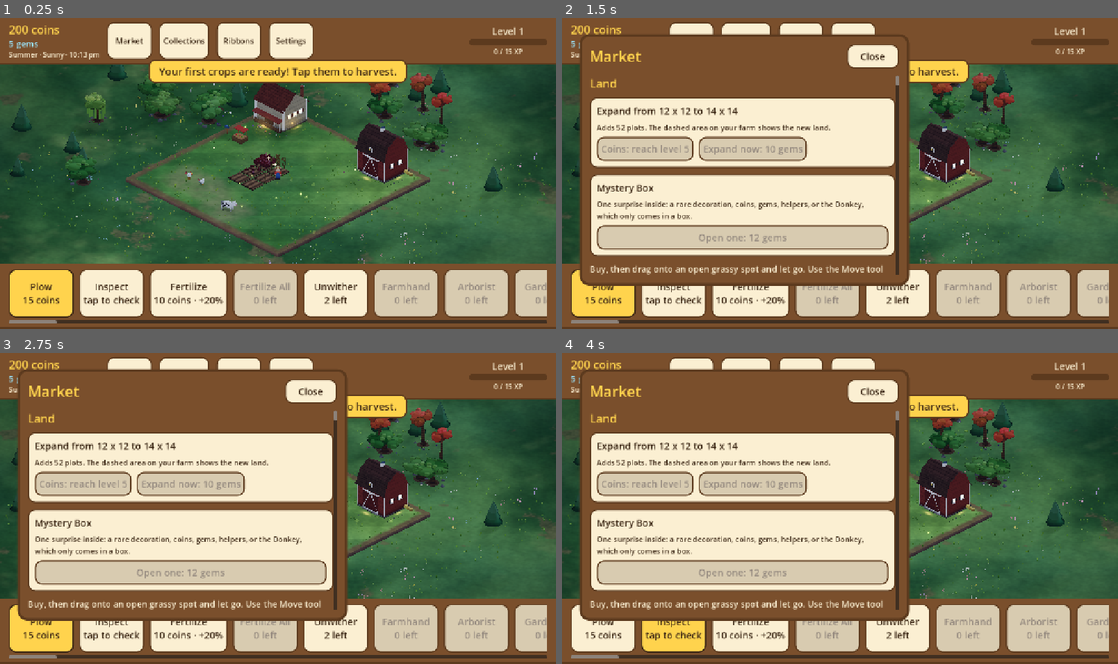
Above: before the commit, frames 1-4 (two rows, left to right).
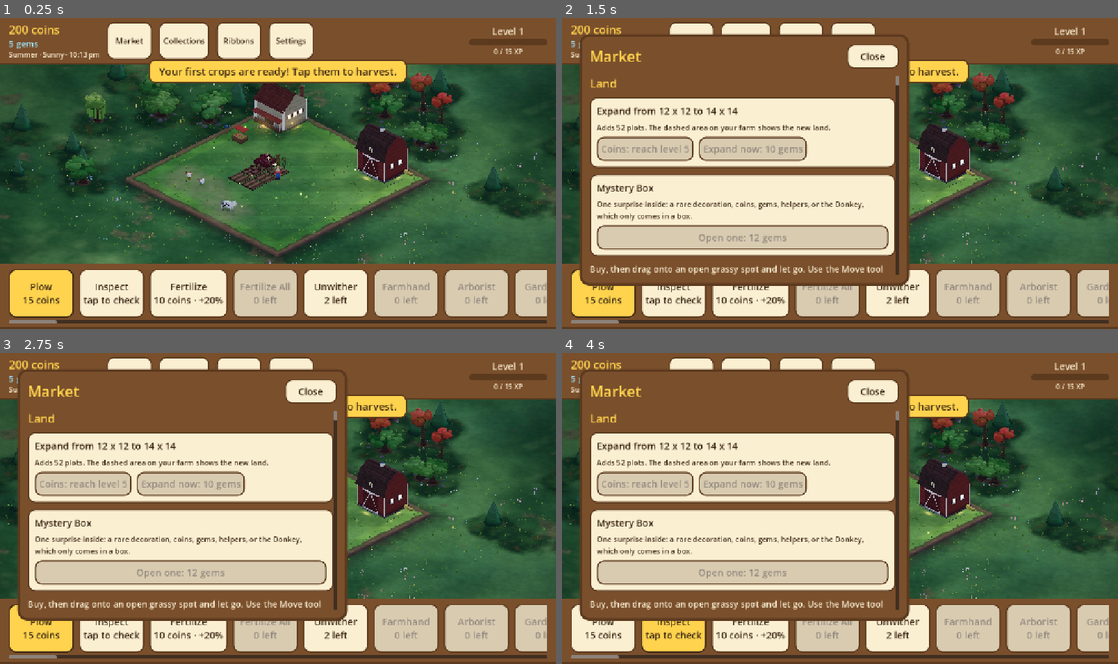
Above: after the commit, the same moments.

Repository: aniket-patra-1998/farm-game
Game: Godot game, scene res://scenes/main.tscn
Two runs of this game, one before a commit and one after it. Both use one fixed random seed, a clock stepped at 60 frames per second and the inputs below.
Inputs:
- Up to frame 1 (0.25 s): no input
- Up to frame 2 (1.5 s): click "Market" at 0.5 s; click "Collections" at 1.25 s
- Up to frame 3 (2.75 s): click "Ribbons" at 2 s
- Up to frame 4 (4 s): click "Plow 15 coins" at 2.75 s; click "Inspect tap to check" at 3.5 s

The runs differ from the first frame. In frame 1, 6.3% of the frame differs, in the area x 0-100%, y 16-80%; in frame 2, 3.8%; in frame 3, 3.8%; in frame 4, 3.8%.

Commit message:
Ground: mown lawn border and earth lip, contact shade at the farm wall, forest floor under the woods, footprints and wheel tracks (Trails), pond and fountain banks, warmer dirt path
Co-Authored-By: Claude Sonnet 5.5 <noreply@anthropic.com>
Claude-Session: https://claude.ai/code/session_014fNSr1LTa4ZmUtF6K6voar

Diff:
--- a/scripts/world3d/decor_model.gd
+++ b/scripts/world3d/decor_model.gd
@@ -370,7 +370,7 @@
 				ModelKit.surface(col.darkened(0.12), "plaster", 0.0), false)
 			for i in 2:
 				var worn := ModelKit.cylinder(root, Vector3(rng.randf_range(0.3, 0.7), 0.012, rng.randf_range(0.3, 0.7)),
-					rng.randf_range(0.22, 0.34), 0.006, ModelKit.paint(col.lightened(rng.randf_range(0.04, 0.12))), -1.0, 9)
+					rng.randf_range(0.22, 0.34), 0.006, ModelKit.paint(col.lerp(Color("#e2bd86"), rng.randf_range(0.2, 0.4))), -1.0, 9)
 				worn.scale = Vector3(rng.randf_range(1.1, 1.5), 1.0, 1.0)
 				worn.rotation.y = rng.randf() * PI
 			for i in rng.randi_range(3, 6):
@@ -429,6 +429,7 @@
 		var cascade: Dictionary = DecorMotion.CASCADE.duplicate()
 		cascade["start_radius"] = 0.31  # just outside the upper bowl (0.3 at its widest), not inside its stone
 		DecorMotion.spray(root, c + Vector3(0, 0.66, 0), cascade)
+		_pond_bank(root, c, r + 0.12, r + 0.12, 3)
 	else:
 		ModelKit.ball(
 			root,
@@ -447,6 +448,34 @@
 			), 0.09, ModelKit.paint(Color("#4f9a3a")),
 				Vector3(1, 0.12, 1))
 		_ducks(root, c + Vector3(0, 0.02, 0), r * 0.55)
+		_pond_bank(root, c, r + 0.1, r * 0.85 + 0.1, 5)
+
+
+## What grows and lies at a water's edge: a ring of stones (with a gap or two), and reeds in clumps, so the
+## water sits in the ground. `rx` and `rz` are the bank's half sizes; `seed_value` makes each water its own.
+static func _pond_bank(root: Node3D, c: Vector3, rx: float, rz: float, seed_value: int) -> void:
+	var rng := RandomNumberGenerator.new()
+	rng.seed = seed_value * 131
+	var stones := 16
+	for i in stones:
+		if i % 7 == 3:
+			continue  # a gap in the stones: a place to drink
+		var a := TAU * i / stones + rng.randf_range(-0.1, 0.1)
+		var size := rng.randf_range(0.04, 0.085)
+		var stone := ModelKit.facet_ball(root, c + Vector3(cos(a) * rx, 0.015, sin(a) * rz), size,
+			ModelKit.paint(Color("#9a9588").darkened(rng.randf() * 0.25)), Vector3(1.2, 0.7, 1.0))
+		stone.rotation.y = rng.randf() * TAU
+	for k in 3:
+		var a := rng.randf() * TAU
+		var at := c + Vector3(cos(a) * (rx + 0.05), 0.0, sin(a) * (rz + 0.05))
+		for j in 4:
+			var reed_h := rng.randf_range(0.14, 0.26)
+			var reed := ModelKit.cylinder(root,
+				at + Vector3(rng.randf_range(-0.04, 0.04), 0.0, rng.randf_range(-0.04, 0.04)),
+				0.006, reed_h, ModelKit.paint(Color("#6f9a3c")), 0.002, 4)
+			reed.rotation = Vector3(rng.randf_range(-0.2, 0.2), 0.0, rng.randf_range(-0.2, 0.2))
+			ModelKit.cylinder(root, at + Vector3(0.0, reed_h * 0.85, 0.0), 0.012, 0.04,
+				ModelKit.paint(Color("#7a5a30")), 0.01, 5)
 
 
 ## Two ducks paddling round a pond, apart from each other.
--- a/scripts/world3d/farm_3d.gd
+++ b/scripts/world3d/farm_3d.gd
@@ -79,6 +79,7 @@
 	farmer = Farmer3D.new()
 	add_child(farmer)
 	add_child(AmbientLife.new())
+	add_child(Trails.new())
 	Game.plot_changed.connect(func(_i: int) -> void: _plots_changed())
 	Game.farm_expanded.connect(func(_n: int) -> void:
 		ground.rebuild()
--- a/scripts/world3d/ground_3d.gd
+++ b/scripts/world3d/ground_3d.gd
@@ -20,6 +20,9 @@
 const SHADE_BY_KIND := {
 	"building": [0.75, 0.9], "vehicle": [0.55, 0.4], "tree": [0.5, 0.15], "decor": [0.2, 0.0],
 	"animal": [0.0, 0.55]}
+const FOREST_RECT := Rect2(-16.0, -16.0, 66.0, 66.0)  # tiles the forest floor map covers
+const FOREST_RES := 3              # its texels per tile
+const FOREST_REACH := 2.6          # how far the woods' floor spreads from a tree (tiles)
 const SHADE_BLUR := 0.4            # shade fades out over this much past what casts it (tiles)
 const WEAR_REACH := 0.9            # and wear over this much
 
@@ -46,6 +49,7 @@
 var _meadow_tufts := PackedFloat32Array()   # the meadow's tufts (MultiMesh buffer), kept: they never change
 var _shade_texture: ImageTexture
 var _shade_signature := 0
+var _forest_map: ImageTexture      # where the woods are: R, 1 under the trees fading out
 
 var _size := -1
 
@@ -60,6 +64,10 @@
 	meadow_grass.set_shader_parameter("bare_amount", 0.6)
 	meadow_grass.set_shader_parameter("grass_light", Color(0.38, 0.56, 0.25))
 	meadow_grass.set_shader_parameter("grass_dark", Color(0.19, 0.35, 0.15))
+	meadow_grass.set_shader_parameter("forest_amount", 0.9)
+	meadow_grass.set_shader_parameter("forest_map", forest_map())
+	meadow_grass.set_shader_parameter("forest_rect", Vector4(FOREST_RECT.position.x, FOREST_RECT.position.y,
+		FOREST_RECT.size.x, FOREST_RECT.size.y))
 	_meadow = MeshInstance3D.new()
 	var plane := PlaneMesh.new()
 	_meadow.mesh = plane
@@ -84,6 +92,30 @@
 	rebuild()
 
 
+## Where the woods are, painted once from the scenery trees (FarmGrid.scenery(): they never move): 1 under
+## each tree, fading out over FOREST_REACH tiles. The meadow's shader makes the forest floor of it.
+func forest_map() -> ImageTexture:
+	if _forest_map == null:
+		_forest_map = ImageTexture.create_from_image(paint_forest(FarmGrid.scenery()))
+	return _forest_map
+
+
+static func paint_forest(trees: Array) -> Image:
+	var side := int(FOREST_RECT.size.x * FOREST_RES)
+	var img := Image.create_empty(side, side, false, Image.FORMAT_L8)
+	var reach := FOREST_REACH * FOREST_RES
+	for t in trees:
+		# A scenery tree is [row, col, id]; the map is x = col, y = row.
+		var cx := (float(t[1]) + 0.5 - FOREST_RECT.position.x) * FOREST_RES
+		var cy := (float(t[0]) + 0.5 - FOREST_RECT.position.y) * FOREST_RES
+		for y in range(maxi(int(cy - reach), 0), mini(int(cy + reach) + 1, side)):
+			for x in range(maxi(int(cx - reach), 0), mini(int(cx + reach) + 1, side)):
+				var v := 1.0 - Vector2(x - cx, y - cy).length() / reach
+				if v > img.get_pixel(x, y).r:
+					img.set_pixel(x, y, Color(v, v, v))
+	return img
+
+
 func _set_wind(v: float) -> void:
 	wind = v
 	# Every swaying shader (grass, flowers, crops, trees, scarecrows) reads the one global wind.
@@ -101,6 +133,7 @@
 		_meadow_tufts = PackedFloat32Array()
 		_scatter_flowers(n)  # flowers grow only off the farm, so only its size moves them
 	_grass[0].set_shader_parameter("farm_n", float(n))
+	_grass[1].set_shader_parameter("edge_n", float(n))
 	_paint_shade(n)
 	_scatter_tufts(n)
 
--- /dev/null
+++ b/scripts/world3d/trails.gd
@@ -0,0 +1,132 @@
+class_name Trails
+extends MultiMeshInstance3D
+## What passes over the farm leaves marks on it for a while: the farmer's footprints, left and right in turn
+## as they walk, and the wheel tracks of a vehicle across the ground it just worked. One MultiMesh holds
+## them all as a ring (the oldest is replaced by the newest), so it costs one draw call however much
+## walking there is. Marks press in dark and fade out over LIFE seconds (shaders/trail3d).
+
+const CAPACITY := 160
+const LIFE := 40.0                 # seconds a mark lasts
+const FOOT_STRIDE := 0.34          # tiles between footprints
+const FOOT_SIZE := Vector2(0.075, 0.14)
+const FOOT_APART := 0.055          # left and right sit this far either side of the line walked
+const TREAD_WIDTH := 0.18
+const TREAD_APART := 0.34          # the two wheels of a lane, this far either side of its middle
+const LANE := 2.0                  # tiles between the lanes a vehicle drives
+const LIFT := 0.012                # marks lie this far above the grass
+const BED_LIFT := 0.095            # wheel tracks lie on the beds a vehicle works (Plots3D.HEIGHT is 0.09)
+const AGE_EVERY := 0.25            # how often marks age (a few times a second is plenty)
+const FOOT := 0.0
+const TREAD := 1.0
+
+var _ages := PackedFloat32Array()  # seconds each mark has lasted (LIFE or more: gone)
+var _kinds := PackedFloat32Array() # FOOT or TREAD, of each mark
+var _next := 0                     # the ring's next slot
+var _last_foot := Vector2.ZERO
+var _foot_dist := 0.0
+var _left := true
+var _since_age := 0.0
+
+
+func _init() -> void:
+	cast_shadow = GeometryInstance3D.SHADOW_CASTING_SETTING_OFF
+	# Marks can be anywhere on the farm: never culled for the box round the (hidden) ones the ring starts with.
+	custom_aabb = AABB(Vector3(-4.0, -1.0, -4.0), Vector3(80.0, 2.0, 80.0))
+	var quad := QuadMesh.new()
+	quad.orientation = PlaneMesh.FACE_Y
+	quad.size = Vector2.ONE
+	var mm := MultiMesh.new()
+	mm.transform_format = MultiMesh.TRANSFORM_3D
+	mm.use_custom_data = true
+	mm.mesh = quad
+	mm.instance_count = CAPACITY
+	multimesh = mm
+	var mat := ShaderMaterial.new()
+	mat.shader = load("res://shaders/trail3d.gdshader")
+	material_override = mat
+	_ages.resize(CAPACITY)
+	_ages.fill(LIFE)
+	_kinds.resize(CAPACITY)
+	for i in CAPACITY:
+		_hide(i)
+
+
+func _ready() -> void:
+	_last_foot = Game.player.pos
+	Game.player.action_done.connect(_on_action_done)
+
+
+func _process(delta: float) -> void:
+	var p := Game.player
+	if p.is_walking():
+		_foot_dist += p.pos.distance_to(_last_foot)
+		if _foot_dist >= FOOT_STRIDE:
+			_foot_dist = 0.0
+			var dir := (p.pos - _last_foot).normalized()
+			var side := Vector2(-dir.y, dir.x) * FOOT_APART * (1.0 if _left else -1.0)
+			_left = not _left
+			var at := p.pos + side
+			stamp(Vector3(at.x, LIFT, at.y), atan2(-dir.x, -dir.y), FOOT_SIZE, FOOT)
+	_last_foot = p.pos
+	_since_age += delta
+	if _since_age >= AGE_EVERY:
+		age(_since_age)
+		_since_age = 0.0
+
+
+## A mark at a point on the ground, turned `yaw`, `size` tiles across and along, of a kind (FOOT or TREAD).
+func stamp(at: Vector3, yaw: float, size: Vector2, kind: float) -> void:
+	var i := _next
+	_next = (_next + 1) % CAPACITY
+	_ages[i] = 0.0
+	_kinds[i] = kind
+	multimesh.set_instance_transform(i, Transform3D(Basis(Vector3.UP, yaw).scaled(Vector3(size.x, 1.0, size.y)), at))
+	multimesh.set_instance_custom_data(i, Color(kind, 0.0, 0.0, 0.0))
+
+
+## Time passes: every mark fades a little, and one that has lasted LIFE is gone.
+func age(seconds: float) -> void:
+	for i in CAPACITY:
+		if _ages[i] >= LIFE:
+			continue
+		_ages[i] += seconds
+		if _ages[i] >= LIFE:
+			_hide(i)
+		else:
+			multimesh.set_instance_custom_data(i, Color(_kinds[i], _ages[i] / LIFE, 0.0, 0.0))
+
+
+## How faded mark `i` is: 0 fresh, 1 gone.
+func fade_of(i: int) -> float:
+	return clampf(_ages[i] / LIFE, 0.0, 1.0)
+
+
+## How many marks are on the ground now.
+func live() -> int:
+	var n := 0
+	for a in _ages:
+		if a < LIFE:
+			n += 1
+	return n
+
+
+func _hide(i: int) -> void:
+	multimesh.set_instance_transform(i, Transform3D(Basis.IDENTITY.scaled(Vector3.ZERO), Vector3.ZERO))
+
+
+## A vehicle worked an area (a job's result is empty if it failed): two wheel tracks along each lane of it.
+func _on_action_done(job: Dictionary, result: Dictionary) -> void:
+	if str(job.get("kind", "")) != "vehicle" or result.is_empty():
+		return
+	var area := Game.vehicles.vehicle_area(str(job["item"]))
+	lay_tracks(int(job["row"]), int(job["col"]), area)
+
+
+## Wheel tracks over an area (row, col: its corner; area: tiles across and down): lanes of two treads each,
+## running down the area.
+func lay_tracks(row: int, col: int, area: Vector2i) -> void:
+	var lanes := maxi(ceili(area.x / LANE), 1)
+	for k in lanes:
+		var x := col + minf(LANE * (k + 0.5), area.x - 0.5)
+		for side: float in [-1.0, 1.0]:
+			stamp(Vector3(x + side * TREAD_APART, BED_LIFT, row + area.y / 2.0), 0.0, Vector2(TREAD_WIDTH, area.y), TREAD)
--- a/shaders/ground3d.gdshader
+++ b/shaders/ground3d.gdshader
@@ -24,6 +24,16 @@
 uniform vec4 shade_rect = vec4(0.0, 0.0, 1.0, 1.0);
 uniform vec3 worn : source_color = vec3(0.62, 0.58, 0.36);
 uniform float shade_strength = 0.42;
+
+// The meadow's own: the woods (Ground3D paints where the trees are into forest_map, in tiles from forest_rect's
+// corner) get a forest floor, and the ground just outside the farm's raised edge is shaded where it meets it.
+uniform float forest_amount = 0.0;
+uniform sampler2D forest_map : filter_linear, repeat_disable;
+uniform vec4 forest_rect = vec4(0.0, 0.0, 1.0, 1.0);
+uniform vec3 forest_dark : source_color = vec3(0.13, 0.23, 0.10);
+uniform vec3 forest_moss : source_color = vec3(0.22, 0.36, 0.14);
+uniform vec3 litter : source_color = vec3(0.42, 0.28, 0.13);
+uniform float edge_n = 0.0;     // the meadow: the farm's size in tiles (0: none), for the contact shade at its edge
 
 varying vec3 world_pos;
 
@@ -71,8 +81,35 @@
 	if (farm_n > 0.0) {
 		col *= 1.0 + mow * (step(0.5, fract((p.x + p.y) * 0.25)) - 0.5);
 		float d = min(min(p.x, p.y), min(farm_n - p.x, farm_n - p.y));
-		float lip = smoothstep(0.55, 0.2, d + (fine - 0.5) * 0.14);
-		col = mix(col, verge * (0.88 + 0.24 * fine), lip * 0.9);
+		float ragged = (fine - 0.5) * 0.2 + (noise(p * 1.7) - 0.5) * 0.12;
+		// A mown border a tile wide just in from the edge (lighter, cut short), a lip of bare earth along the
+		// very edge with a ragged inner side, and a dark line where the two meet.
+		float border = smoothstep(0.25, 0.4, d + ragged) * smoothstep(1.15, 0.9, d + ragged);
+		col = mix(col, col * vec3(1.1, 1.1, 0.95) + vec3(0.02, 0.03, 0.0), border * 0.8);
+		float lip = smoothstep(0.38, 0.22, d + ragged);
+		col = mix(col, verge * (0.88 + 0.24 * fine), lip * 0.95);
+		col *= 1.0 - 0.22 * smoothstep(0.1, 0.0, abs(d + ragged - 0.3));
+	}
+	if (edge_n > 0.0) {
+		// Outside the raised farm: the foot of its wall, in shadow and bare where the grass can't grow.
+		float out_d = max(max(-p.x, p.x - edge_n), max(-p.y, p.y - edge_n));
+		if (out_d > 0.0) {
+			float foot = smoothstep(1.6, 0.0, out_d + (fine - 0.5) * 0.5);
+			col = mix(col, bare * 0.8, foot * 0.35 * smoothstep(0.9, 0.1, out_d));
+			col *= 1.0 - 0.3 * foot;
+		}
+	}
+	if (forest_amount > 0.0) {
+		vec2 fuv = (p - forest_rect.xy) / forest_rect.zw;
+		if (fuv.x > 0.0 && fuv.y > 0.0 && fuv.x < 1.0 && fuv.y < 1.0) {
+			// The woods' edge is ragged, not a circle round each tree.
+			float f = smoothstep(0.3, 0.6, texture(forest_map, fuv).r + (fbm(p * 1.3 + 90.0) - 0.5) * 0.4);
+			vec3 floor_col = mix(forest_dark, forest_moss, smoothstep(0.35, 0.7, fbm(p * 0.9 + 17.0)));
+			// Fallen leaves: big dim drifts, and the odd single leaf.
+			floor_col = mix(floor_col, litter, 0.55 * smoothstep(0.55, 0.75, fbm(p * 2.2 + 5.0)));
+			floor_col = mix(floor_col, litter * 1.25, step(0.9, noise(p * 11.0)) * 0.6);
+			col = mix(col, floor_col * (0.9 + 0.2 * fine), f * forest_amount);
+		}
 	}
 	float tile = mod(floor(p.x) + floor(p.y), 2.0);
 	col *= 1.0 + checker * (tile - 0.5);
--- /dev/null
+++ b/shaders/trail3d.gdshader
@@ -0,0 +1,33 @@
+shader_type spatial;
+render_mode blend_mix, depth_draw_never, cull_disabled, shadows_disabled, specular_disabled;
+// Marks left on the ground (Trails): a footprint is a pair of soft ovals (heel and toe), a wheel track a
+// strip with tread bars across it. They are quads lying flat; INSTANCE_CUSTOM carries (kind, age 0..1):
+// kind 0 a footprint, 1 a tread. They press in dark at first and fade out as they age.
+
+uniform vec3 mark : source_color = vec3(0.17, 0.12, 0.07);
+uniform float strength = 0.65;
+
+varying vec2 info;
+
+void vertex() {
+	info = INSTANCE_CUSTOM.xy;
+}
+
+void fragment() {
+	vec2 uv = UV;
+	float shape;
+	if (info.x < 0.5) {
+		// Heel (round, behind) and the ball of the foot (wider, in front); uv.y runs toe to heel.
+		float heel = 1.0 - smoothstep(0.0, 1.0, length((uv - vec2(0.5, 0.78)) / vec2(0.3, 0.17)));
+		float ball = 1.0 - smoothstep(0.0, 1.0, length((uv - vec2(0.5, 0.35)) / vec2(0.4, 0.3)));
+		shape = max(heel, ball);
+	} else {
+		// A strip with a soft edge, and a bar every so often across it (the tread; its length is in the uv).
+		float edge = smoothstep(0.0, 0.22, uv.x) * smoothstep(1.0, 0.78, uv.x);
+		float bars = 0.7 + 0.3 * step(0.5, fract(uv.y * 40.0));
+		shape = edge * bars * smoothstep(0.0, 0.03, uv.y) * smoothstep(1.0, 0.97, uv.y);
+	}
+	ALBEDO = mark;
+	ALPHA = shape * strength * (1.0 - info.y) * (1.0 - info.y);
+	ROUGHNESS = 1.0;
+}
--- a/tests/suites/world3d_test.gd
+++ b/tests/suites/world3d_test.gd
@@ -708,3 +708,37 @@
 	ModelKit.detail = ModelKit.MIN_DETAIL
 	_check(ModelKit.scaled(12, 5) >= 5, "and a cut count never drops below its least")
 	ModelKit.detail = 1.0
+
+
+func test_137_marks_on_the_ground_wrap_around_and_fade_away() -> void:
+	var t := Trails.new()
+	_eq(t.live(), 0, "no marks to start with")
+	for i in Trails.CAPACITY + 10:
+		t.stamp(Vector3(i * 0.1, Trails.LIFT, 0), 0.0, Trails.FOOT_SIZE, Trails.FOOT)
+	_eq(t.live(), Trails.CAPACITY, "a full ring replaces its oldest marks, it never grows")
+	t.age(Trails.LIFE * 0.5)
+	_eq(t.live(), Trails.CAPACITY, "half way through their life they are all still there")
+	_check(t.fade_of(0) > 0.4 and t.fade_of(0) < 0.6, "and they have faded about half")
+	t.age(Trails.LIFE)
+	_eq(t.live(), 0, "past their life they are gone")
+	t.lay_tracks(2, 3, Vector2i(4, 3))
+	_eq(t.live(), 2 * 2, "a four wide area is two lanes of two wheel tracks")
+	t.free()
+
+
+func test_138_the_forest_floor_lies_under_the_woods_and_nowhere_else() -> void:
+	var img := Ground3D.paint_forest([[-5.0, -5.0, "oak_tree"]])
+	var res := Ground3D.FOREST_RES
+	var rect := Ground3D.FOREST_RECT
+	var at := Vector2i(int((-4.5 - rect.position.x) * res), int((-4.5 - rect.position.y) * res))
+	_check(img.get_pixelv(at).r > 0.9, "full forest floor under a tree")
+	_check(img.get_pixelv(at + Vector2i(res * 2, 0)).r > 0.0, "fading out beside it")
+	_eq(img.get_pixelv(at + Vector2i(res * 5, 0)).r, 0.0, "and none a few tiles off")
+	_eq(img.get_pixelv(Vector2i(img.get_width() - 1, img.get_height() - 1)).r, 0.0, "nor far across the meadow")
+	var woods := Ground3D.paint_forest(FarmGrid.scenery())
+	var lit := 0
+	for y in woods.get_height():
+		for x in woods.get_width():
+			if woods.get_pixel(x, y).r > 0.5:
+				lit += 1
+	_check(lit > 400, "the real woods cover a good stretch of ground")
Not shown, added: scripts/world3d/trails.gd.uid
Not shown, added: shaders/trail3d.gdshader.uid
Not shown, changed: docs/OPEN_ITEMS.md
